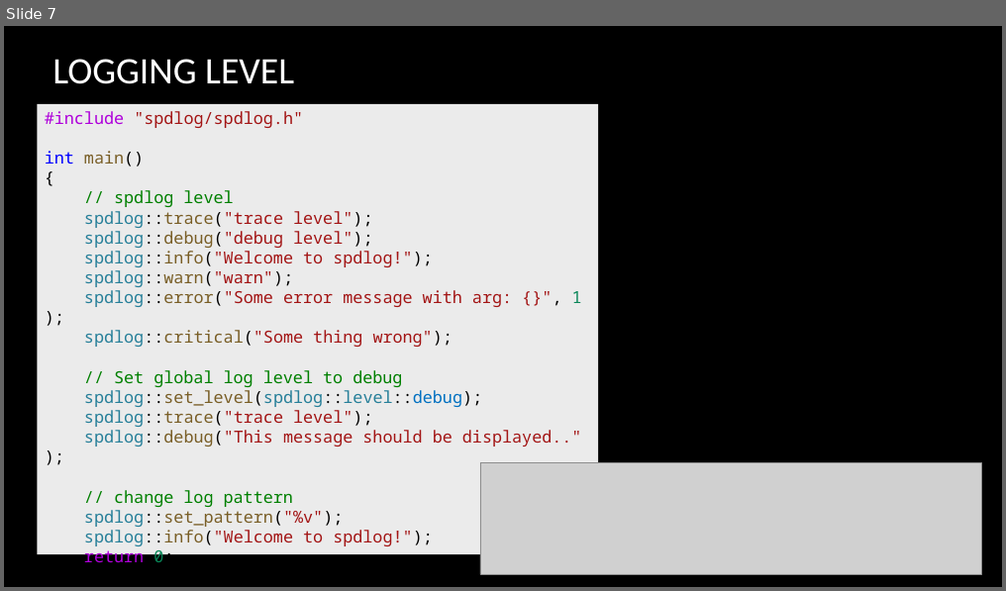
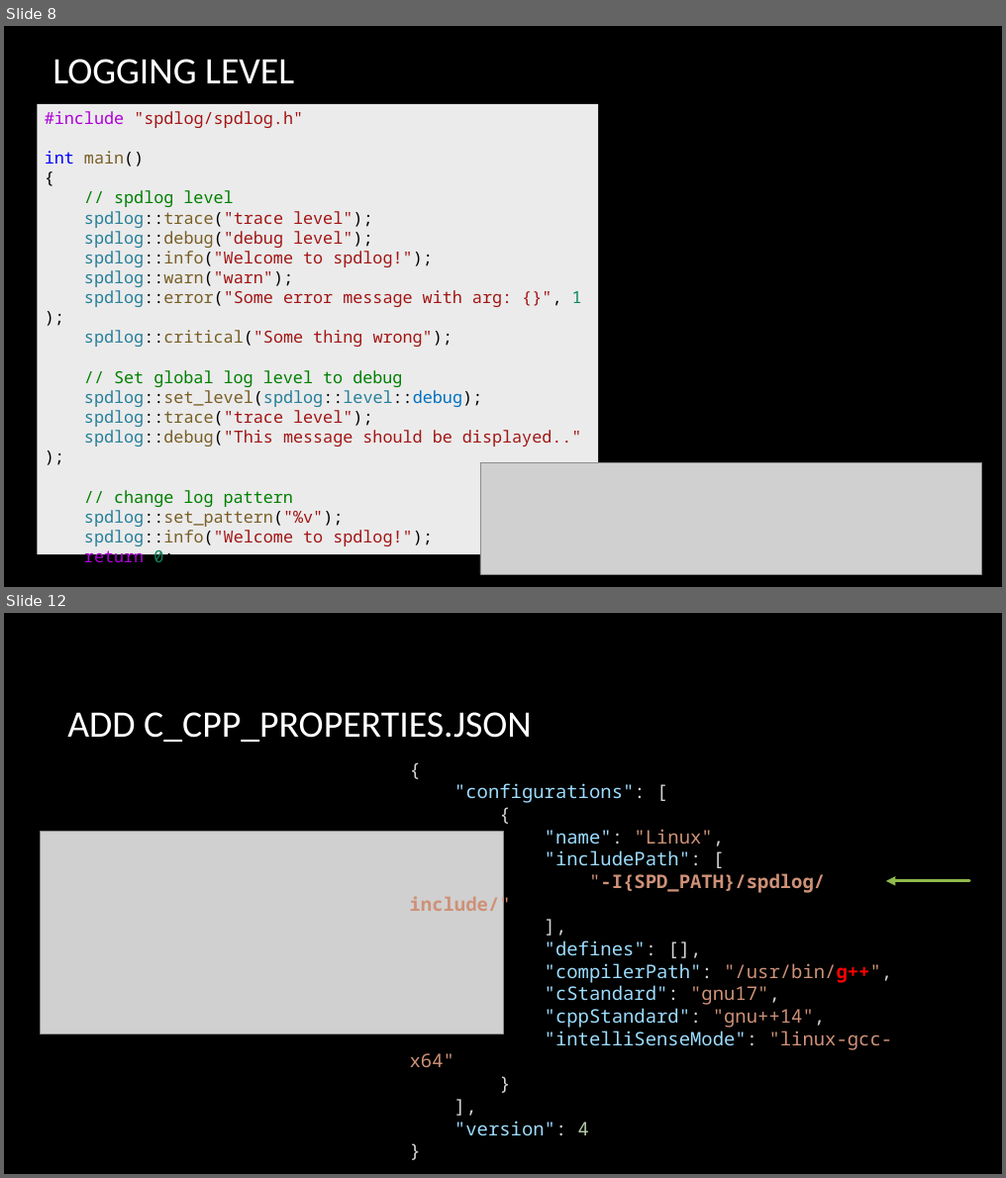
Before and after one commit to CNOCycle/cpp_tutorial, a slide deck: lab02/00-lab02.pptx. Shown one above the other, each under a label of ours: slide 7 before the commit, slides 8 and 12 after it; the slides between them are not shown. The pictures are 1006x591 and 1006x1178 pixels, drawn with LibreOffice and Linux fonts; fonts in the diff are those of the drawing; grey boxes stand for pictures; background and template pictures are left out. Boxes give left, top, right and bottom in pixels: in the first picture for what was removed or moved away, otherwise in the second. Text is boxed around its words. In the diff, an @@ line names an element or a change of style, - is before the commit and + after.

```diff
--- a/lab02/00-lab02.pptx
+++ b/lab02/00-lab02.pptx
@@ slide 12 added at [4,613,1002,1174], background picture (left out) @@
@@ title added at [67,712,532,742], 36 pt, text #FFFFFF @@
+ADD C_CPP_PROPERTIES.JSON
@@ text added at [410,783,893,1136], 18 pt, text #9CDCFE @@
+{
+"configurations": [
+{
+"name": "Linux",
+"includePath": [
+"-I{SPD_PATH}/spdlog/include/"
+],
+"defines": [],
+"compilerPath": "/usr/bin/g++",
+"cStandard": "gnu17",
+"cppStandard": "gnu++14",
+"intelliSenseMode": "linux-gcc-x64"
+}
+],
+"version": 4
+}
@@ picture added at [40,832,503,1035] @@
@@ arrow added from (969, 881) to (886, 881), #90BA4C 3 pt @@
@@ what was slide 7 is now slide 8 @@
```
Also in this commit, not shown: 3 slides changed, 5 other slides added.
